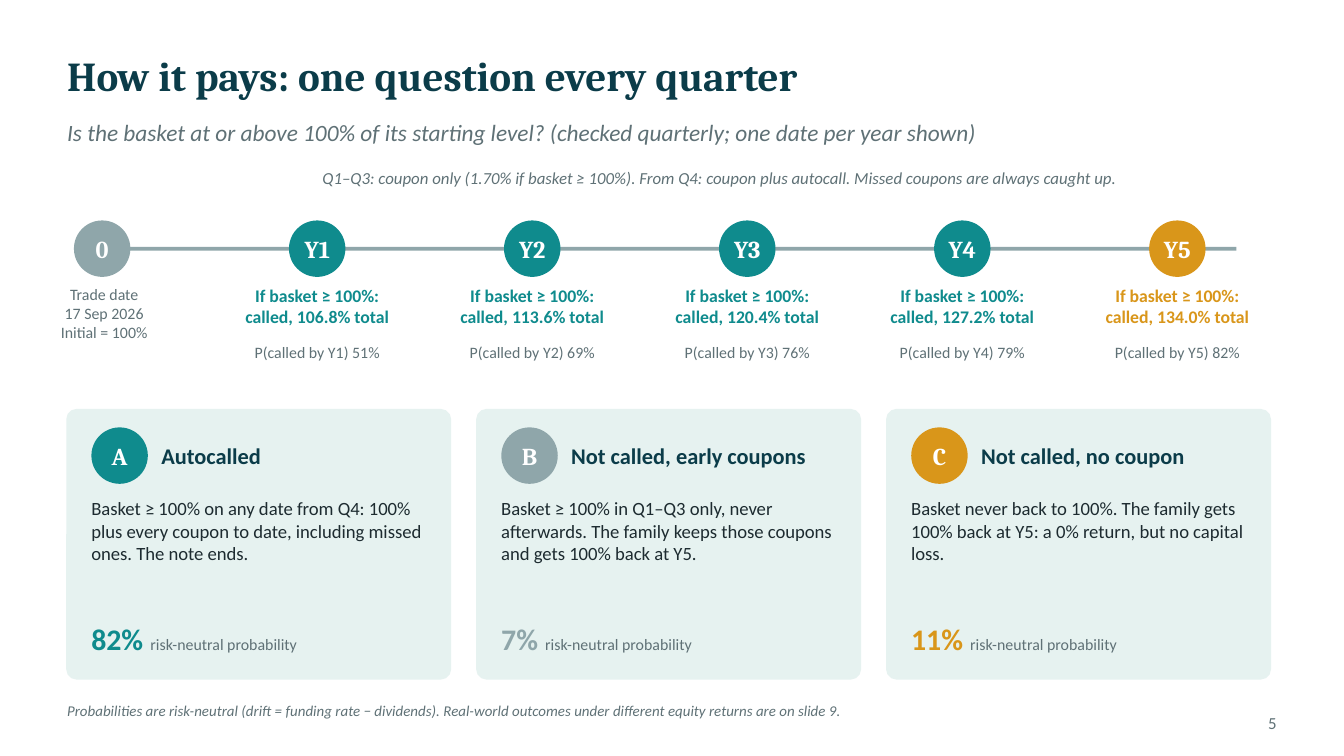
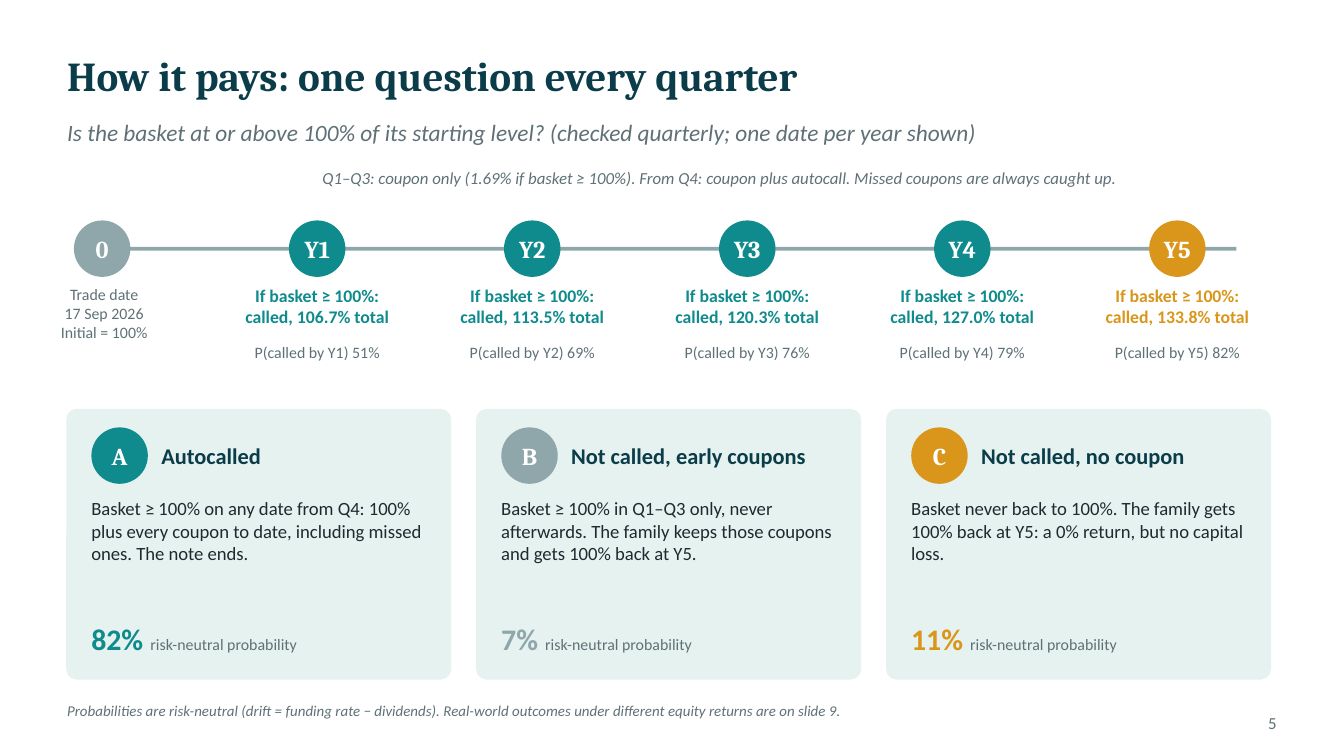
Before and after one commit to benjaminlhl/natixis-case-comp, a slide deck: slide 8 of deck/Asian-Digital-Autocallable-Note.pptx. Drawn at 1344x756 pixels with LibreOffice and Linux fonts; fonts in the diff are those of the drawing. Boxes give left, top, right and bottom in pixels: in the first picture for what was removed or moved away, otherwise in the second. Text is boxed around its words. In the diff, an @@ line names an element or a change of style, - is before the commit and + after.

```diff
--- a/deck/Asian-Digital-Autocallable-Note.pptx
+++ b/deck/Asian-Digital-Autocallable-Note.pptx
@@ text at box(322, 172, 1116, 187): text changed @@
-Q1–Q3: coupon only (1.70% if basket ≥ 100%). From Q4: coupon plus autocall. Missed coupons are always caught up.
+Q1–Q3: coupon only (1.69% if basket ≥ 100%). From Q4: coupon plus autocall. Missed coupons are always caught up.
@@ text at box(245, 310, 388, 325): text changed @@
-called, 106.8% total
+called, 106.7% total
@@ text at box(460, 310, 603, 325): text changed @@
-called, 113.6% total
+called, 113.5% total
@@ text at box(675, 310, 818, 325): text changed @@
-called, 120.4% total
+called, 120.3% total
@@ text at box(890, 310, 1034, 325): text changed @@
-called, 127.2% total
+called, 127.0% total
@@ text at box(1106, 310, 1249, 325): text changed @@
-called, 134.0% total
+called, 133.8% total
```
Also in this commit, not shown: 13 other slides changed, 7 other files.
